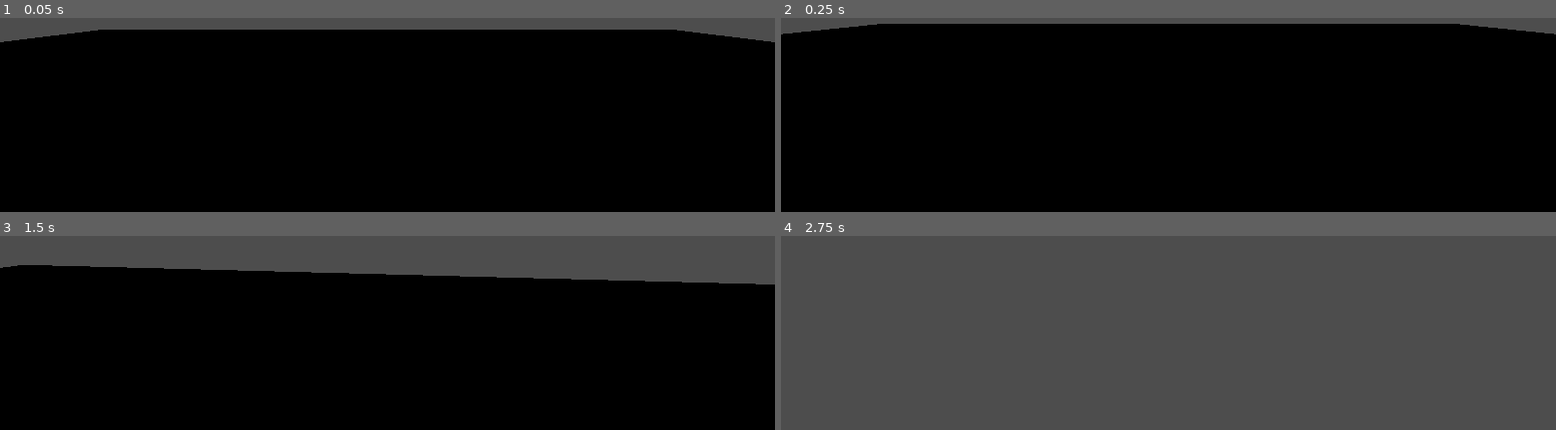
Above: before the commit, frames 1-4 (two rows, left to right).
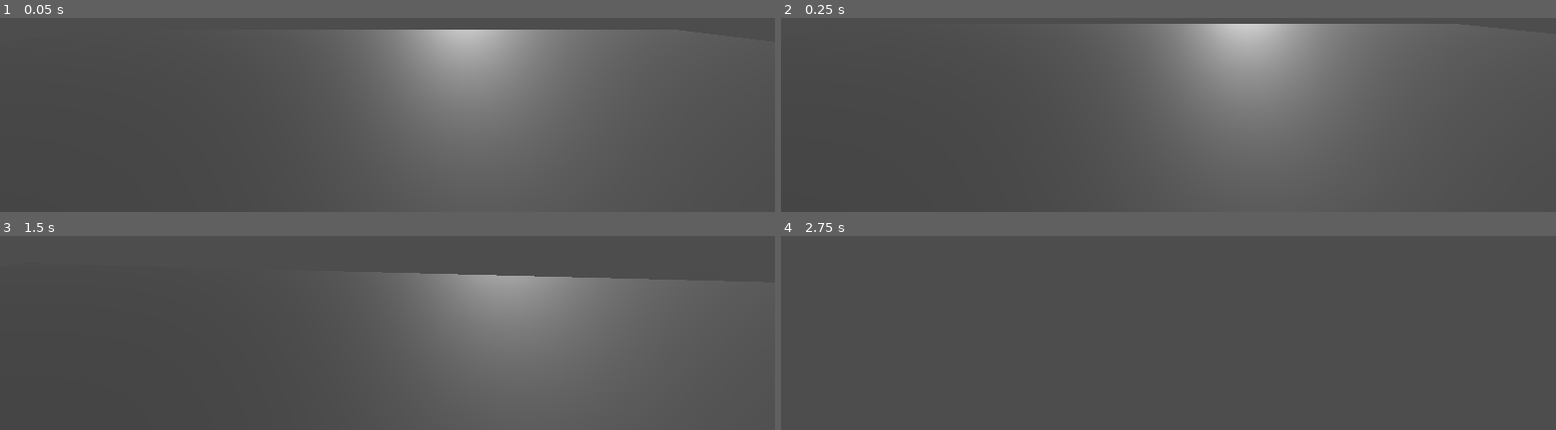
Above: after the commit, the same moments.

Repository: TheObtey/overhead-prototype
Game: Godot game, scene res://scenes/main/TestRoom.tscn
The game is run twice, just before and just after one commit, with the same random seed, the same clock (stepped at 60 frames per second) and the same inputs.
Inputs (mouse positions are in pixels of both pictures, inside the frame that each line leads up to):
- Up to frame 1 (0.05 s): no input
- Up to frame 2 (0.25 s): no input
- Up to frame 3 (1.5 s): tap Enter at 0.5 s; move the mouse to (outside the picture) at 0.52 s; hold W (move_forward) from 0.53 s (still down); tap Space (jump) at 0.6, 0.77, 1.07, 1.35 s; move the mouse to (outside the picture) at 1.27 s
- Up to frame 4 (2.75 s): keep holding W (move_forward); tap Space (jump) at 1.52, 1.82, 2.1 s; move the mouse to (outside the picture) at 2.02 s

The runs differ from the first frame. In frame 1, 93% of the frame differs, in the area x 0-100%, y 6-100%; in frame 2, 96%, in the area x 0-100%, y 3-100%; in frame 3, 81%; in frame 4, nothing differs.

Commit message:
[ADD] GravityField scene

Diff:
--- a/project.godot
+++ b/project.godot
@@ -14,6 +14,10 @@
 run/main_scene="uid://dw1lxdkpmok8y"
 config/features=PackedStringArray("4.6", "Forward Plus")
 config/icon="res://icon.svg"
+
+[global_group]
+
+Player="Entity Controlled by the Player"
 
 [input]
 
--- /dev/null
+++ b/scenes/gravity/GravityField.gd
@@ -0,0 +1,25 @@
+extends Area3D
+
+@export var vecGravityDirection: Vector3 = Vector3.DOWN
+
+func _ready() -> void:
+	body_entered.connect(_OnBodyEntered)
+	body_exited.connect(_OnBodyExited)
+
+func _OnBodyEntered(oBody: Node3D) -> void:
+	if not oBody.is_in_group("Player"):
+		return
+
+	if not oBody.has_method("SetGravityDirection"):
+		return
+
+	oBody.SetGravityDirection(vecGravityDirection)
+
+func _OnBodyExited(oBody: Node3D) -> void:
+	if not oBody.is_in_group("Player"):
+		return
+
+	if not oBody.has_method("ResetGravityDirection"):
+		return
+
+	oBody.ResetGravityDirection()
--- /dev/null
+++ b/scenes/gravity/GravityField.tscn
@@ -0,0 +1,24 @@
+[gd_scene format=3 uid="uid://wqqyby20gai6"]
+
+[ext_resource type="Script" uid="uid://d2ukkhvcntcco" path="res://scenes/gravity/GravityField.gd" id="1_pkalv"]
+
+[sub_resource type="BoxShape3D" id="BoxShape3D_y4402"]
+
+[sub_resource type="BoxMesh" id="BoxMesh_pkalv"]
+
+[sub_resource type="StandardMaterial3D" id="StandardMaterial3D_ly6hs"]
+transparency = 1
+albedo_color = Color(0.7607843, 1, 1, 0.19607843)
+
+[node name="GravityField" type="Area3D" unique_id=1949901627]
+script = ExtResource("1_pkalv")
+
+[node name="CollisionShape3D" type="CollisionShape3D" parent="." unique_id=1478763357]
+shape = SubResource("BoxShape3D_y4402")
+
+[node name="MeshInstance3D" type="MeshInstance3D" parent="." unique_id=1491261148]
+mesh = SubResource("BoxMesh_pkalv")
+surface_material_override/0 = SubResource("StandardMaterial3D_ly6hs")
+
+[node name="Marker3D" type="Marker3D" parent="." unique_id=1297842896]
+transform = Transform3D(1, 0, 0, 0, 1, 0, 0, 0, 1, 0, 0.7377883, 0)
--- a/scenes/main/TestRoom.tscn
+++ b/scenes/main/TestRoom.tscn
@@ -1,6 +1,7 @@
 [gd_scene format=3 uid="uid://dw1lxdkpmok8y"]
 
 [ext_resource type="PackedScene" uid="uid://cd8a4o661vrla" path="res://scenes/player/PlayerBase.tscn" id="1_0v1y0"]
+[ext_resource type="PackedScene" uid="uid://wqqyby20gai6" path="res://scenes/gravity/GravityField.tscn" id="1_wwu56"]
 
 [sub_resource type="BoxMesh" id="BoxMesh_0v1y0"]
 
@@ -12,6 +13,7 @@
 
 [node name="Floor" type="RigidBody3D" parent="World" unique_id=506256184]
 transform = Transform3D(30, 0, 0, 0, 0.25, 0, 0, 0, 30, 0, 0, 0)
+freeze = true
 
 [node name="MeshInstance3D" type="MeshInstance3D" parent="World/Floor" unique_id=947671287]
 mesh = SubResource("BoxMesh_0v1y0")
@@ -19,7 +21,24 @@
 [node name="CollisionShape3D" type="CollisionShape3D" parent="World/Floor" unique_id=1563319589]
 shape = SubResource("BoxShape3D_wwu56")
 
+[node name="Wall" type="RigidBody3D" parent="World" unique_id=1841475316]
+transform = Transform3D(30, 0, 0, 0, -1.0927847e-08, 30, 0, -0.25, -1.3113416e-06, 0, 15, 15)
+freeze = true
+
+[node name="MeshInstance3D" type="MeshInstance3D" parent="World/Wall" unique_id=138958334]
+mesh = SubResource("BoxMesh_0v1y0")
+
+[node name="CollisionShape3D" type="CollisionShape3D" parent="World/Wall" unique_id=1923742791]
+shape = SubResource("BoxShape3D_wwu56")
+
+[node name="GravityField" parent="World" unique_id=1949901627 instance=ExtResource("1_wwu56")]
+transform = Transform3D(9.912121, 0, 0, 0, -3.7404973e-07, -10.389285, 0, 8.55726, -4.5413006e-07, 8.213209, 5.0763936, 10.711437)
+vecGravityDirection = Vector3(0, 1, 0)
+
 [node name="Players" type="Node" parent="." unique_id=1879509615]
 
 [node name="PlayerBase" parent="Players" unique_id=632260283 instance=ExtResource("1_0v1y0")]
 transform = Transform3D(1, 0, 0, 0, 1, 0, 0, 0, 1, 0, 1.4621041, 0)
+
+[node name="DirectionalLight3D" type="DirectionalLight3D" parent="." unique_id=611502070]
+transform = Transform3D(-0.9659258, 0, 0.25881907, 0.050094295, 0.98109055, 0.18695442, -0.25392494, 0.19354947, -0.9476607, 0, -19.113367, 0)
--- a/scenes/player/PlayerBase.gd
+++ b/scenes/player/PlayerBase.gd
@@ -1,25 +1,33 @@
 extends CharacterBody3D
 
-@onready var camera_root: Node3D = $CameraRoot
-@onready var camera: Camera3D = $CameraRoot/Camera3D
+@onready var oCameraRoot: Node3D = $CameraRoot
+@onready var oCamera: Camera3D = $CameraRoot/Camera3D
 
-@onready var movement_component = $Components/MovementComponent
-@onready var camera_component = $Components/CameraComponent
+@onready var oMovementComponent = $Components/MovementComponent
+@onready var oCameraComponent = $Components/CameraComponent
+
+const vecDefaultGravityDireciton: Vector3 = Vector3.DOWN
 
 func _ready() -> void:
 	Input.set_mouse_mode(Input.MOUSE_MODE_CAPTURED)
 
-	movement_component.setup(self)
-	camera_component.setup(self, camera_root, camera)
+	oMovementComponent.Setup(self)
+	oCameraComponent.Setup(self, oCameraRoot, oCamera)
 
-func _unhandled_input(event: InputEvent) -> void:
-	if event.is_action_pressed("ui_cancel"):
+func _unhandled_input(oEvent: InputEvent) -> void:
+	if oEvent.is_action_pressed("ui_cancel"):
 		Input.set_mouse_mode(Input.MOUSE_MODE_VISIBLE)
 
-	if event is InputEventMouseButton and event.pressed and Input.get_mouse_mode() != Input.MOUSE_MODE_CAPTURED:
+	if oEvent is InputEventMouseButton and oEvent.pressed and Input.get_mouse_mode() != Input.MOUSE_MODE_CAPTURED:
 		Input.set_mouse_mode(Input.MOUSE_MODE_CAPTURED)
 
-	camera_component.handle_input(event)
+	oCameraComponent.HandleInput(oEvent)
 
 func _physics_process(iDelta: float) -> void:
-	movement_component.physics_update(iDelta)
+	oMovementComponent.PhysicsUpdate(iDelta)
+
+func SetGravityDirection(vecNewGravityDirection: Vector3) -> void:
+	oMovementComponent.SetGravityDirection(vecNewGravityDirection)
+
+func ResetGravityDirection() -> void:
+	oMovementComponent.SetGravityDirection(vecDefaultGravityDireciton)
--- a/scenes/player/PlayerBase.tscn
+++ b/scenes/player/PlayerBase.tscn
@@ -8,7 +8,7 @@
 
 [sub_resource type="CapsuleMesh" id="CapsuleMesh_r4mci"]
 
-[node name="PlayerBase" type="CharacterBody3D" unique_id=632260283]
+[node name="PlayerBase" type="CharacterBody3D" unique_id=632260283 groups=["Player"]]
 transform = Transform3D(1, 0, 0, 0, 1, 0, 0, 0, 1, 0, 1.1464987, 0)
 script = ExtResource("1_r4mci")
 
--- a/scenes/player/components/CameraComponent.gd
+++ b/scenes/player/components/CameraComponent.gd
@@ -1,28 +1,28 @@
 extends Node
 
-@export var mouse_sensitivity: float = 0.002
-@export var min_pitch: float = -89.0
-@export var max_pitch: float = 89.0
+@export var iMouseSensitivity: float = 0.002
+@export var iMinPitch: float = -89.0
+@export var iMaxPitch: float = 89.0
 
-var player: CharacterBody3D
-var camera_root: Node3D
-var camera: Camera3D
+var oPlayer: CharacterBody3D
+var oCameraRoot: Node3D
+var oCamera: Camera3D
 
-var pitch: float = 0.0
+var iPitch: float = 0.0
 
-func setup(p_player: CharacterBody3D, p_camera_root: Node3D, p_camera: Camera3D) -> void:
-	player = p_player
-	camera_root = p_camera_root
-	camera = p_camera
+func Setup(oNewPlayer: CharacterBody3D, oNewCameraRoot: Node3D, oNewCamera: Camera3D) -> void:
+	oPlayer = oNewPlayer
+	oCameraRoot = oNewCameraRoot
+	oCamera = oNewCamera
 
-func handle_input(event: InputEvent) -> void:
+func HandleInput(oEvent: InputEvent) -> void:
 	if Input.get_mouse_mode() != Input.MOUSE_MODE_CAPTURED:
 		return
 
-	if event is InputEventMouseMotion:
-		player.rotate_y(-event.relative.x * mouse_sensitivity)
+	if oEvent is InputEventMouseMotion:
+		oPlayer.rotate_y(-oEvent.relative.x * iMouseSensitivity)
 
-		pitch -= event.relative.y * mouse_sensitivity
-		pitch = clamp(pitch, deg_to_rad(min_pitch), deg_to_rad(max_pitch))
+		iPitch -= oEvent.relative.y * iMouseSensitivity
+		iPitch = clamp(iPitch, deg_to_rad(iMinPitch), deg_to_rad(iMaxPitch))
 
-		camera_root.rotation.x = pitch
+		oCameraRoot.rotation.x = iPitch
--- a/scenes/player/components/MovementComponent.gd
+++ b/scenes/player/components/MovementComponent.gd
@@ -1,34 +1,44 @@
 extends Node
 
-@export var move_speed: float = 6.0
-@export var jump_velocity: float = 5.0
-@export var gravity_strength: float = 19.0
+@export var iMoveSpeed: float = 6.0
+@export var iJumpVelocity: float = 5.0
+@export var iGravityStrength: float = 20.0
+@export var iGravityDetachForce: float = 0.05
 
-var player: CharacterBody3D
-var gravity_direction: Vector3 = Vector3.DOWN
+var oPlayer: CharacterBody3D
+var vecGravityDirection: Vector3 = Vector3.DOWN
 
-func setup(p_player: CharacterBody3D) -> void:
-	player = p_player
+func Setup(oNewPlayer: CharacterBody3D) -> void:
+	oPlayer = oNewPlayer
+	oPlayer.up_direction = -vecGravityDirection
 
-func physics_update(iDelta: float) -> void:
-	apply_gravity(iDelta)
-	handle_jump()
-	handle_movement()
-	player.move_and_slide()
+func PhysicsUpdate(iDelta: float) -> void:
+	ApplyGravity(iDelta)
+	HandleJump()
+	HandleMovement()
 
-func apply_gravity(iDelta: float) -> void:
-	if not player.is_on_floor():
-		player.velocity += gravity_direction * gravity_strength * iDelta
+	oPlayer.move_and_slide()
 
-func handle_jump() -> void:
-	if Input.is_action_just_pressed("jump") and player.is_on_floor():
-		player.velocity -= gravity_direction * jump_velocity
+func SetGravityDirection(vecNewGravityDirection: Vector3) -> void:
+	vecGravityDirection = vecNewGravityDirection.normalized()
+	oPlayer.up_direction = -vecGravityDirection
 
-func handle_movement() -> void:
+	if oPlayer.is_on_floor():
+		oPlayer.velocity += vecGravityDirection * iGravityDetachForce
+
+func ApplyGravity(iDelta: float) -> void:
+	if not oPlayer.is_on_floor():
+		oPlayer.velocity += vecGravityDirection * iGravityStrength * iDelta
+
+func HandleJump() -> void:
+	if Input.is_action_just_pressed("jump") and oPlayer.is_on_floor():
+		oPlayer.velocity -= vecGravityDirection * iJumpVelocity
+
+func HandleMovement() -> void:
 	var vecInputDir: Vector2 = Input.get_vector("move_left", "move_right", "move_forward", "move_backward")
 
-	var vecForward: Vector3 = player.global_transform.basis.z
-	var vecRight: Vector3 = player.global_transform.basis.x
+	var vecForward: Vector3 = oPlayer.global_transform.basis.z
+	var vecRight: Vector3 = oPlayer.global_transform.basis.x
 
 	vecForward.y = 0.0
 	vecRight.y = 0.0
@@ -39,8 +49,8 @@
 	var vecMoveDir: Vector3 = (vecRight * vecInputDir.x + vecForward * vecInputDir.y).normalized()
 
 	if vecMoveDir != Vector3.ZERO:
-		player.velocity.x = vecMoveDir.x * move_speed
-		player.velocity.z = vecMoveDir.z * move_speed
+		oPlayer.velocity.x = vecMoveDir.x * iMoveSpeed
+		oPlayer.velocity.z = vecMoveDir.z * iMoveSpeed
 	else:
-		player.velocity.x = move_toward(player.velocity.x, 0.0, move_speed)
-		player.velocity.z = move_toward(player.velocity.z, 0.0, move_speed)
+		oPlayer.velocity.x = move_toward(oPlayer.velocity.x, 0.0, iMoveSpeed)
+		oPlayer.velocity.z = move_toward(oPlayer.velocity.z, 0.0, iMoveSpeed)
Not shown, added: scenes/gravity/GravityField.gd.uid
